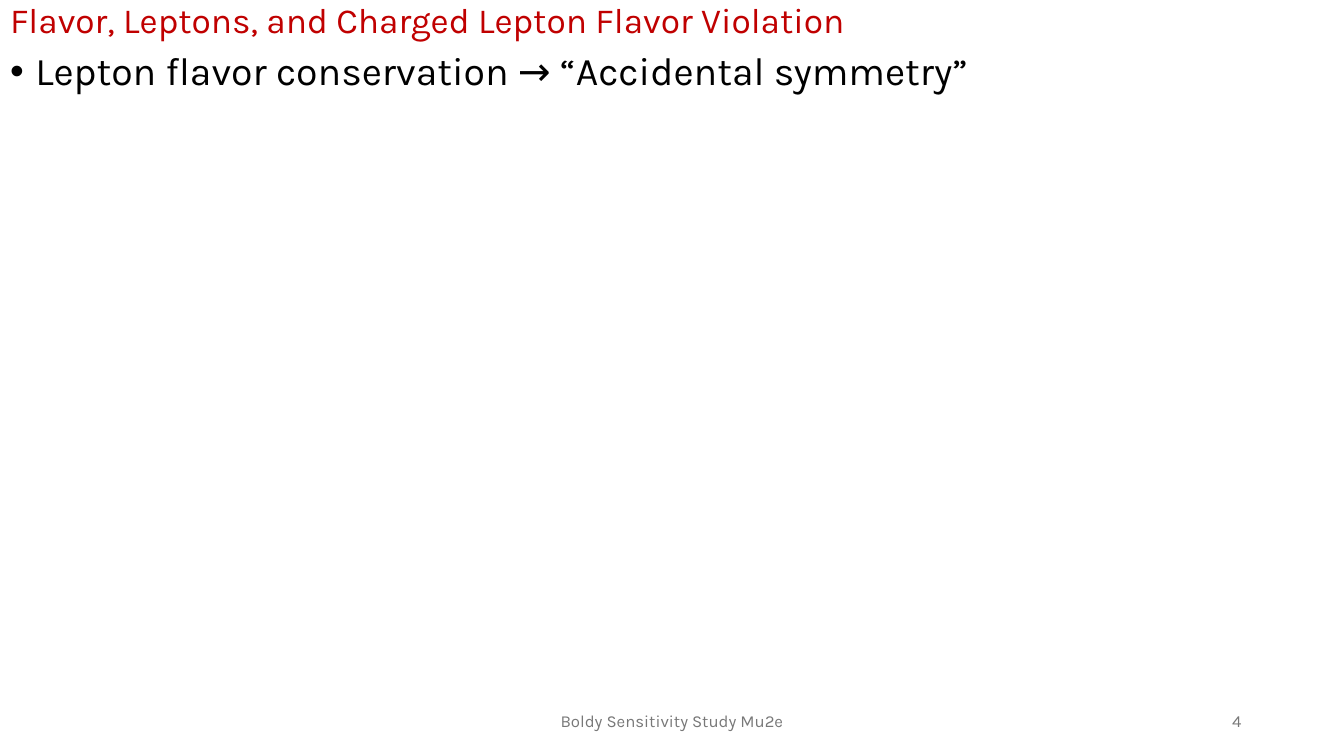
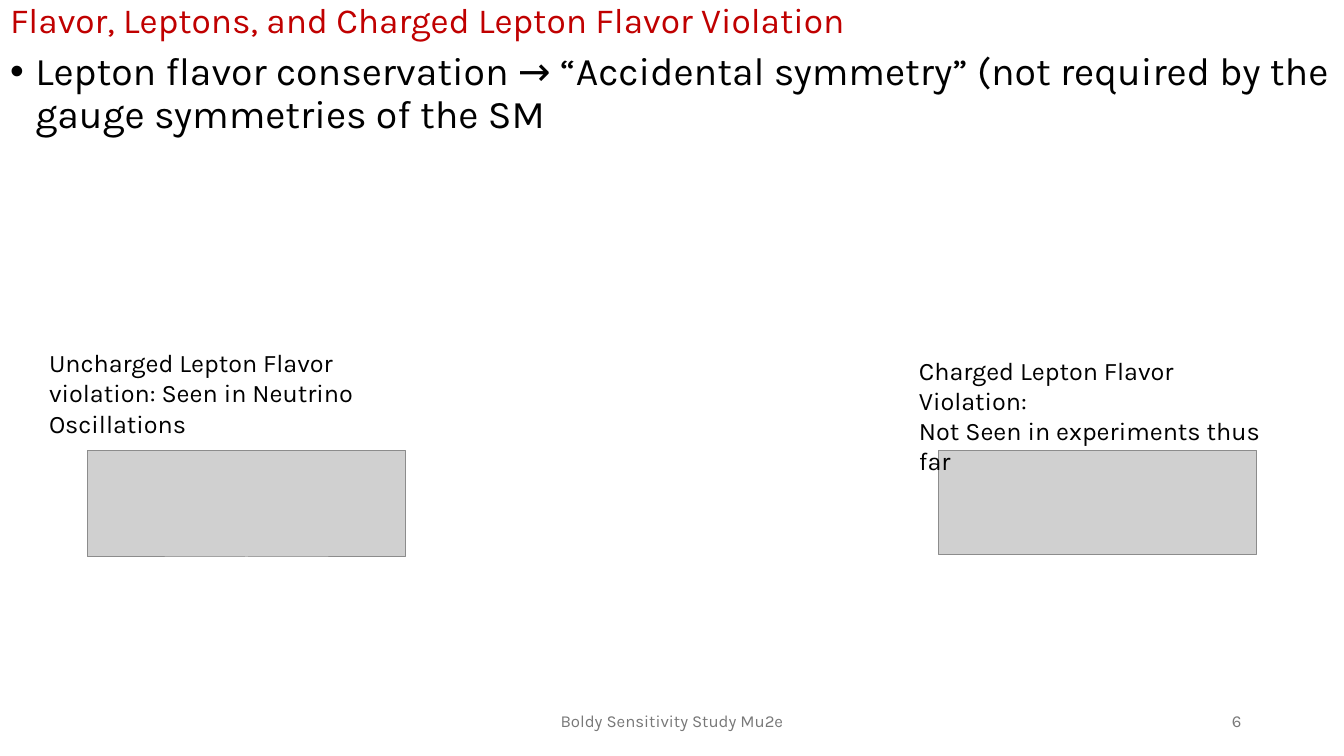
Before and after one commit to andrewboldy/DissertationAndProposalWriting, a slide deck: slide 6 of ProposalWriting/Presentation/BoldyProposalDefense [Autosaved].pptx (slide 4 before the commit). Drawn at 1344x756 pixels with LibreOffice and Linux fonts; fonts in the diff are those of the drawing; grey boxes stand for pictures. Boxes give left, top, right and bottom in pixels: in the first picture for what was removed or moved away, otherwise in the second. Text is boxed around its words. In the diff, an @@ line names an element or a change of style, - is before the commit and + after.

```diff
--- a/ProposalWriting/Presentation/BoldyProposalDefense [Autosaved].pptx
+++ b/ProposalWriting/Presentation/BoldyProposalDefense [Autosaved].pptx
@@ text at (35, 56, 1328, 138): text changed @@
-• Lepton flavor conservation → “Accidental symmetry”
+• Lepton flavor conservation → “Accidental symmetry” (not required by the gauge symmetries of the SM
@@ text added at (49, 354, 352, 434), 18 pt, text #000000 @@
+Uncharged Lepton Flavor violation: Seen in Neutrino Oscillations
@@ text added at (919, 362, 1260, 477), 18 pt, text #000000 @@
+Charged Lepton Flavor Violation:
+Not Seen in experiments thus far
@@ picture added at (88, 451, 406, 558) @@
@@ picture added at (939, 451, 1257, 555) @@
@@ page number at (1232, 716, 1242, 727): text changed @@
-4
+6
```
Also in this commit, not shown: 16 other slides changed, 19 slides added, 4 slides removed, 1 other file.
